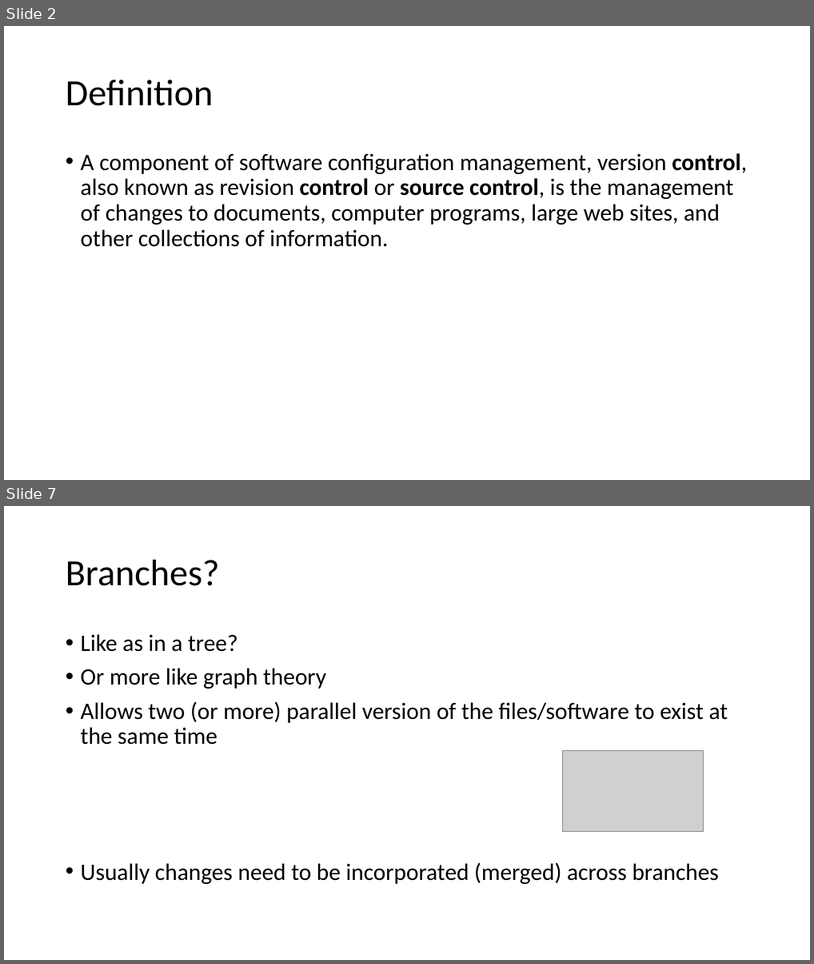
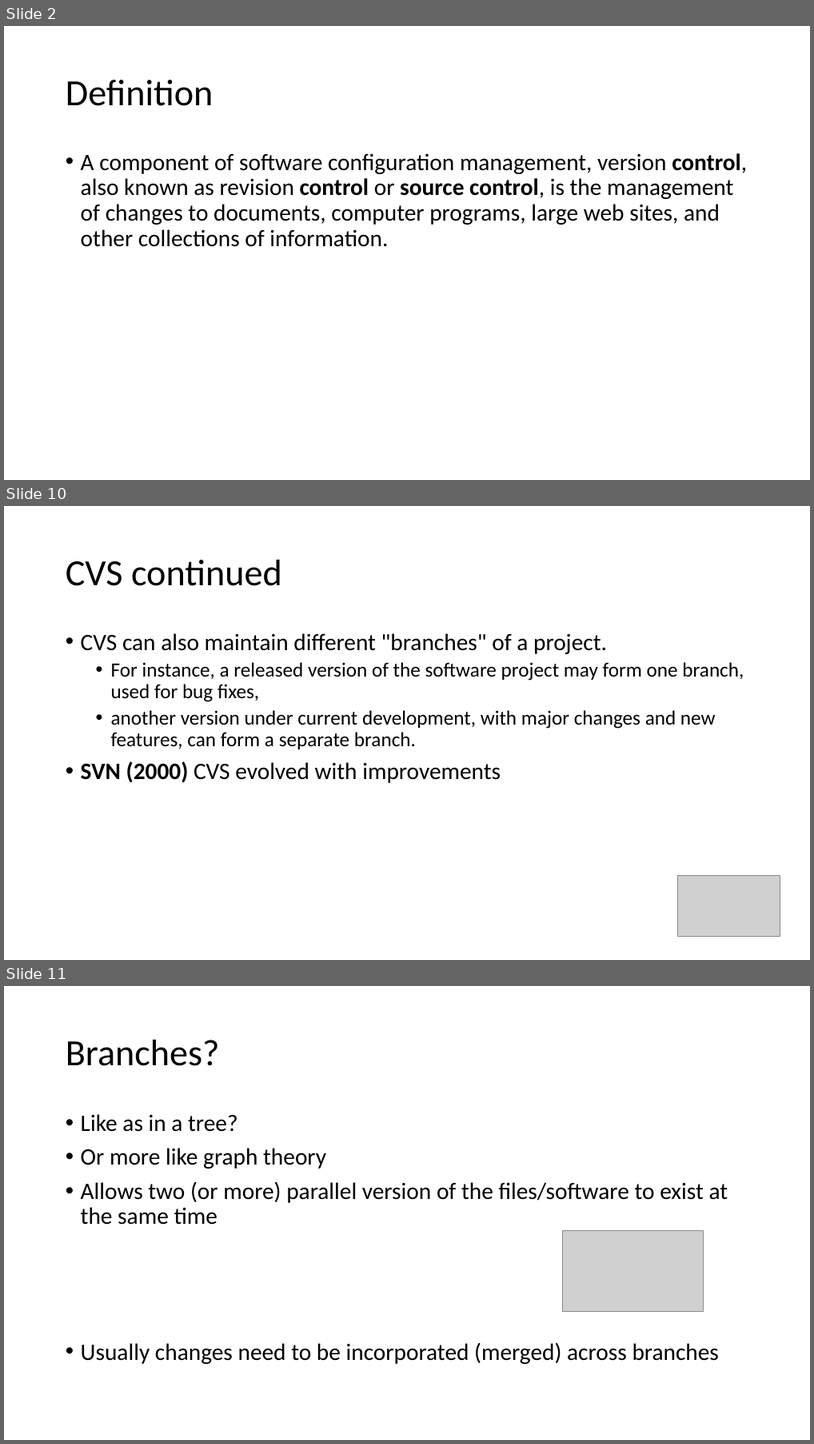
Before and after one commit to milodotnet/bootcamp, a slide deck: SourceControlPresentation.pptx. Shown one above the other, each under a label of ours: slides 2 and 7 before the commit, slides 2, 10 and 11 after it; the slides between them are not shown. The pictures are 814x964 and 814x1444 pixels, drawn with LibreOffice and Linux fonts; fonts in the diff are those of the drawing; grey boxes stand for pictures. Boxes give left, top, right and bottom in pixels: in the first picture for what was removed or moved away, otherwise in the second. Text is boxed around its words. In the diff, an @@ line names an element or a change of style, - is before the commit and + after.

```diff
--- a/SourceControlPresentation.pptx
+++ b/SourceControlPresentation.pptx
@@ slide 10 added at (4, 506, 810, 960), background #FFFFFF @@
@@ title added at (66, 560, 282, 586), 44 pt, text #000000 @@
+CVS continued
@@ text added at (81, 633, 744, 783), 24 pt, text #000000 @@
+• CVS can also maintain different "branches" of a project.
+  • For instance, a released version of the software project may form one branch, used for bug fixes,
+  • another version under current development, with major changes and new features, can form a separate branch.
+• SVN (2000) CVS evolved with improvements
@@ picture added at (678, 876, 781, 936) @@
@@ what was slide 7 is now slide 11 @@
```
Also in this commit, not shown: 4 slides changed, 3 other slides added.
